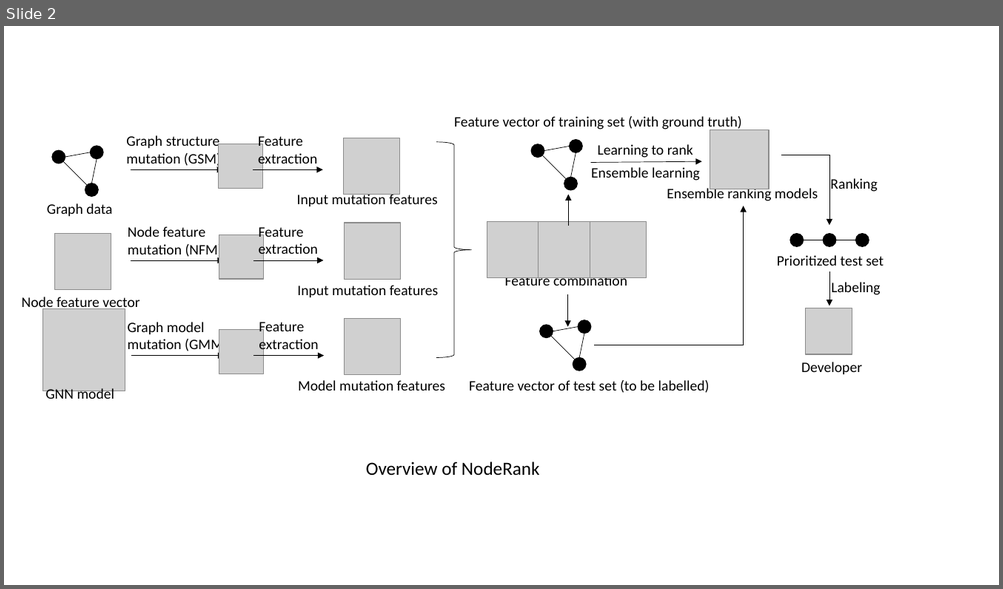
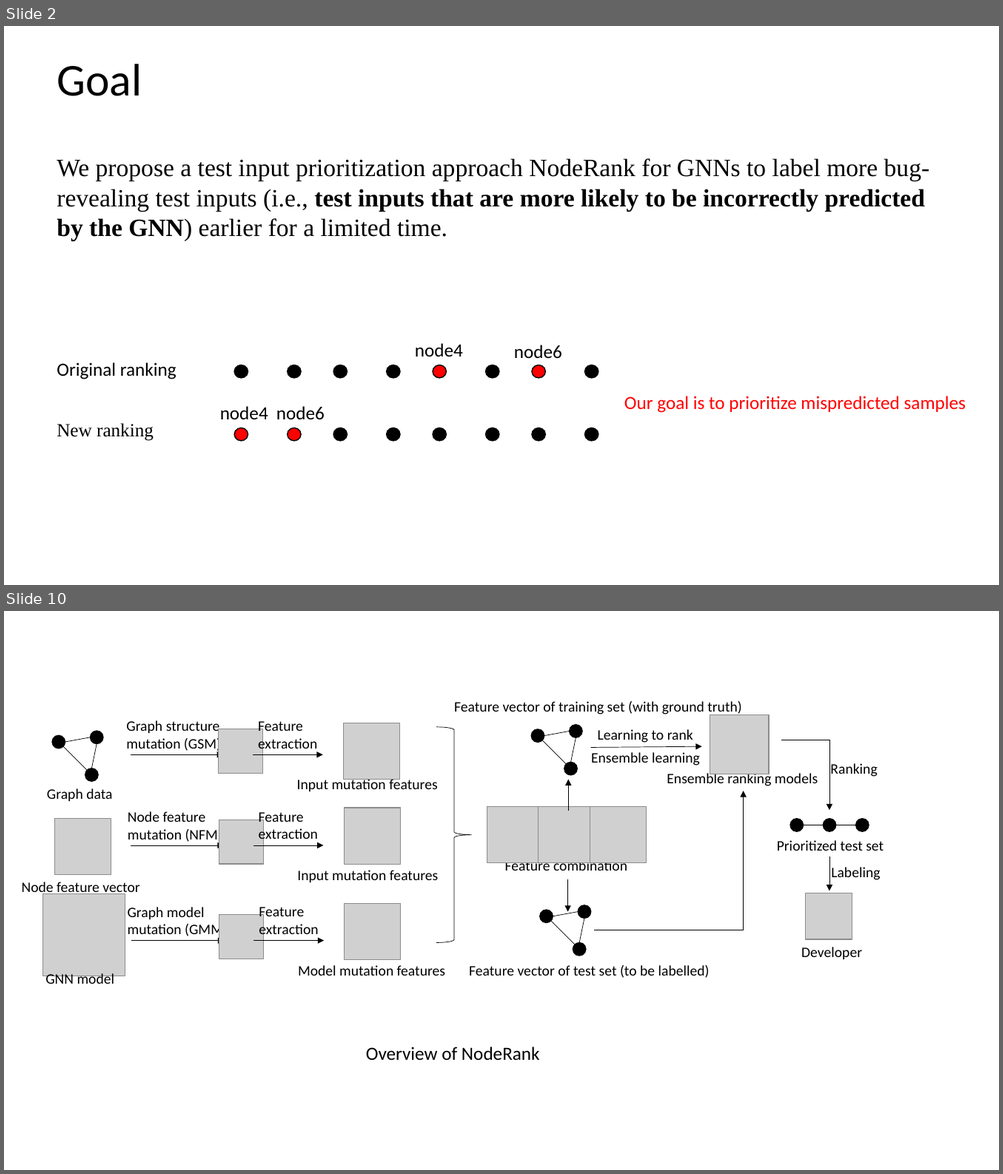
Before and after one commit to yinghuali/NodeRank, a slide deck: NodeRank.pptx. Shown one above the other, each under a label of ours: slide 2 before the commit, slides 2 and 10 after it; the slides between them are not shown. The pictures are 1003x589 and 1003x1174 pixels, drawn with LibreOffice and Linux fonts; fonts in the diff are those of the drawing; grey boxes stand for pictures. Boxes give left, top, right and bottom in pixels: in the first picture for what was removed or moved away, otherwise in the second. Text is boxed around its words. In the diff, an @@ line names an element or a change of style, - is before the commit and + after.

Commit message:
update

```diff
--- a/NodeRank.pptx
+++ b/NodeRank.pptx
@@ slide 2 added at (x1=4, y1=26, x2=999, y2=585), background #FFFFFF @@
@@ text added at (x1=57, y1=64, x2=142, y2=96), 44 pt, text #000000 @@
+Goal
@@ text added at (x1=57, y1=158, x2=930, y2=241), 24 pt, text #000000 @@
+We propose a test input prioritization approach NodeRank for GNNs to label more bug-revealing test inputs (i.e., test inputs that are more likely to be incorrectly predicted by the GNN) earlier for a limited time.
@@ text added at (x1=415, y1=343, x2=463, y2=357), 18 pt, text #000000 @@
+node4
@@ text added at (x1=514, y1=345, x2=562, y2=359), 18 pt, text #000000 @@
+node6
@@ text added at (x1=57, y1=363, x2=176, y2=380), 18 pt, text #000000 @@
+Original ranking
@@ ellipse added at (x1=235, y1=366, x2=248, y2=378), fill #000000, outline #000000 1 pt @@
@@ ellipse added at (x1=287, y1=366, x2=301, y2=378), fill #000000, outline #000000 1 pt @@
@@ ellipse added at (x1=334, y1=366, x2=347, y2=378), fill #000000, outline #000000 1 pt @@
@@ ellipse added at (x1=387, y1=366, x2=400, y2=378), fill #000000, outline #000000 1 pt @@
@@ ellipse added at (x1=432, y1=366, x2=446, y2=378), fill #FF0000, outline #000000 1 pt @@
@@ ellipse added at (x1=485, y1=366, x2=498, y2=378), fill #000000, outline #000000 1 pt @@
@@ ellipse added at (x1=532, y1=366, x2=545, y2=378), fill #FF0000, outline #000000 1 pt @@
@@ ellipse added at (x1=584, y1=366, x2=598, y2=378), fill #000000, outline #000000 1 pt @@
@@ text added at (x1=624, y1=396, x2=965, y2=413), 18 pt, text #FF0000 @@
+Our goal is to prioritize mispredicted samples
@@ text added at (x1=57, y1=423, x2=153, y2=441), 18 pt, text #000000 @@
+New ranking
@@ text added at (x1=220, y1=406, x2=268, y2=420), 18 pt, text #000000 @@
+node4
@@ text added at (x1=276, y1=406, x2=324, y2=420), 18 pt, text #000000 @@
+node6
@@ ellipse added at (x1=235, y1=428, x2=248, y2=441), fill #FF0000, outline #000000 1 pt @@
@@ ellipse added at (x1=287, y1=428, x2=301, y2=441), fill #FF0000, outline #000000 1 pt @@
@@ ellipse added at (x1=334, y1=428, x2=347, y2=441), fill #000000, outline #000000 1 pt @@
@@ ellipse added at (x1=387, y1=428, x2=400, y2=441), fill #000000, outline #000000 1 pt @@
@@ ellipse added at (x1=432, y1=428, x2=446, y2=441), fill #000000, outline #000000 1 pt @@
@@ ellipse added at (x1=485, y1=428, x2=498, y2=441), fill #000000, outline #000000 1 pt @@
@@ ellipse added at (x1=532, y1=428, x2=545, y2=441), fill #000000, outline #000000 1 pt @@
@@ ellipse added at (x1=584, y1=428, x2=598, y2=441), fill #000000, outline #000000 1 pt @@
@@ what was slide 2 is now slide 10 @@
```
Also in this commit, not shown: 8 other slides added.
